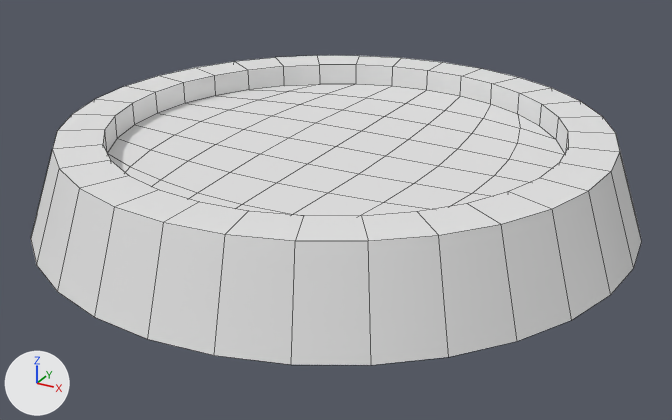
One commit to the FBX model Assets/Meshes/HologramPlatform.fbx: the scene before it, then after it.
Before and after are seen from a 50 mm lens placed at (1.58, -2.87, 1.41), pointed at (0.03, -0.06, 0.0). Every picture has the same lights, and +X, +Y and +Z are marked at lower left. Mesh edges are drawn as thin lines. Where no turn or scale is listed for an object, it has been applied to the vertices.

The first picture shows 'HologramPlatform'.
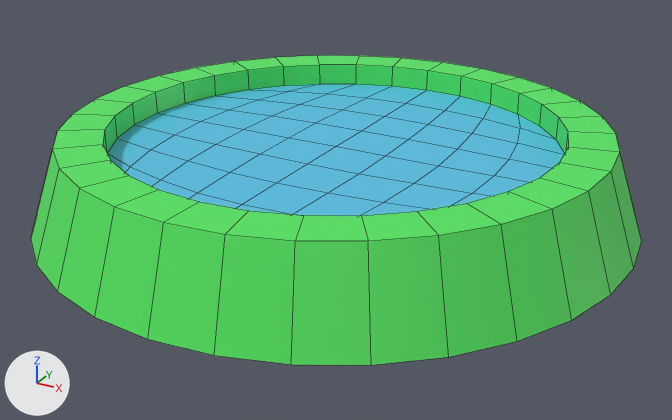
The change, as a list of edits to the scene's bpy script:
```text
Add mat_2:
    mat_2 = principled_material('2')
    mat_2.base_color = (0.0922, 0.542, 0.8)  # cyan #56c2e7
Add mat_1:
    mat_1 = principled_material('1')
    mat_1.base_color = (0.0891, 0.8, 0.12)  # green #54e761
Change me_plane_006:
    where me_plane_006.from_pydata(...)  # 177 vertices, 160 faces; spans x -1.12..1.12, y -1.12..1.12, z 0.0..0.32
    used by ob_hologramplatform; location = (0.0, 0.0, 0.0)
    me_plane_006 part 1: 96 of the faces centred in x -1.05..1.05, y -1.05..1.05, z 0.16..0.32 switch from no material to mat_1 (green #54e761)
    me_plane_006 part 2: all 64 faces centred in x -0.72..0.72, y -0.72..0.72, z 0.23 switch from no material to mat_2 (cyan #56c2e7)
```

Changed parts and their boxes [x1, y1, x2, y2] in the pictures (672 x 420 px):
part 1 of me_plane_006, recoloured (white to green): [31, 55, 641, 365] in both
part 2 of me_plane_006, recoloured (white to cyan): [107, 84, 565, 216] in both
